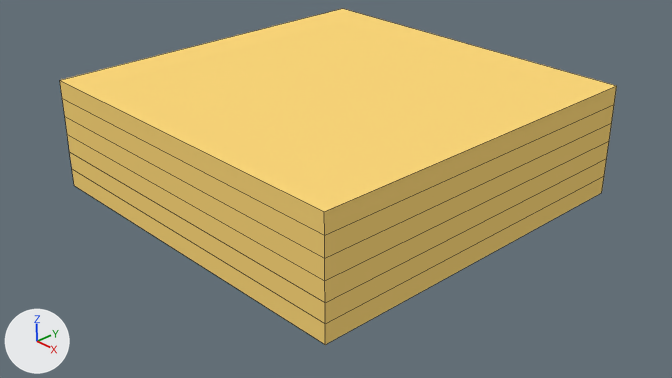
Before and after pictures for a commit that changed the Blender file Blender/210911_make_90deg_channel.blend.
Rendered twice from the file's camera 'Camera'. Lighting does not change. The marker at lower left points along +X, +Y and +Z. Mesh edges are drawn as thin lines.

Before the edit, the objects in view are built like this:
```python
me_cube_014 = bpy.data.meshes.new('Cube.014')
me_cube_014.from_pydata(...)  # a box spanning x -5.0..5.0, y -5.0..5.0, z -0.25..0.25
me_cube_014.materials.append(mat_material_01)  # yellow #ffda7c
me_cube_015 = bpy.data.meshes.new('Cube.015')
me_cube_015.from_pydata(...)  # a box spanning x -5.0..5.0, y -5.0..5.0, z -0.25..0.25
me_cube_015.materials.append(mat_material_02)  # yellow #ffda7c
me_cube_016 = bpy.data.meshes.new('Cube.016')
me_cube_016.from_pydata(...)  # a box spanning x -5.0..5.0, y -5.0..5.0, z -0.25..0.25
me_cube_016.materials.append(mat_material_03)  # yellow #ffda7c
me_cube_017 = bpy.data.meshes.new('Cube.017')
me_cube_017.from_pydata(...)  # a box spanning x -5.0..5.0, y -5.0..5.0, z -0.25..0.25
me_cube_017.materials.append(mat_material_04)  # yellow #ffda7c
me_cube_018 = bpy.data.meshes.new('Cube.018')
me_cube_018.from_pydata(...)  # a box spanning x -5.0..5.0, y -5.0..5.0, z -0.25..0.25
me_cube_018.materials.append(mat_material_05)  # yellow #ffda7c
ob_layer_01 = bpy.data.objects.new('Layer_01', me_cube_014)
ob_layer_01.location = (0.0, 0.0, 0.75)
ob_layer_02 = bpy.data.objects.new('Layer_02', me_cube_015)
ob_layer_02.location = (0.0, 0.0, 1.25)
ob_layer_03 = bpy.data.objects.new('Layer_03', me_cube_016)
ob_layer_03.location = (0.0, 0.0, 1.75)
ob_layer_04 = bpy.data.objects.new('Layer_04', me_cube_017)
ob_layer_04.location = (0.0, 0.0, 2.25)
ob_layer_05 = bpy.data.objects.new('Layer_05', me_cube_018)
ob_layer_05.location = (0.0, 0.0, 2.75)
# also in view: 'Layer_00' at (0.0, 0.0, 0.25)
```
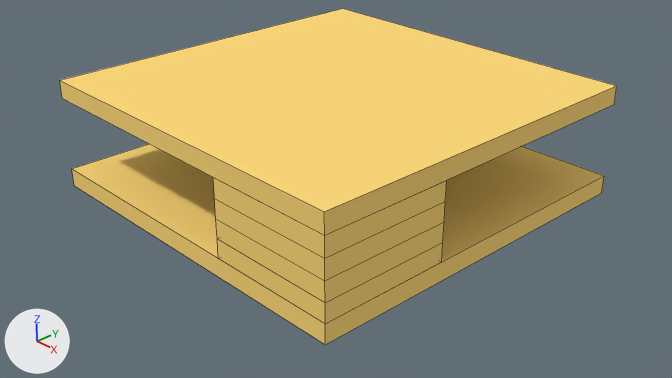
What the commit changed:
me_cube_014 has 8 vertices, 6 faces and spans x -5.0..5.0, y -5.0..5.0, z -0.25..0.25.
me_cube_014 is used by ob_layer_01; location (0.0, 0.0, 0.75).
me_cube_014 part 1: the whole mesh is scaled about its middle by (0.35, 0.35, 1).
me_cube_015 has 8 vertices, 6 faces and spans x -5.0..5.0, y -5.0..5.0, z -0.25..0.25.
me_cube_015 is used by ob_layer_02; location (0.0, 0.0, 1.25).
me_cube_015 part 2: the whole mesh is scaled about its middle by (0.35, 0.35, 1).
me_cube_016 has 8 vertices, 6 faces and spans x -5.0..5.0, y -5.0..5.0, z -0.25..0.25.
me_cube_016 is used by ob_layer_03; location (0.0, 0.0, 1.75).
me_cube_016 part 3: the whole mesh is scaled about its middle by (0.35, 0.35, 1).
me_cube_017 has 8 vertices, 6 faces and spans x -5.0..5.0, y -5.0..5.0, z -0.25..0.25.
me_cube_017 is used by ob_layer_04; location (0.0, 0.0, 2.25).
me_cube_017 part 4: the whole mesh is scaled about its middle by (0.35, 0.35, 1).
Object 'Layer_01' (ob_layer_01) moves from (0.0, 0.0, 0.75) to (3.25, -3.25, 0.75).
Object 'Layer_02' (ob_layer_02) moves from (0.0, 0.0, 1.25) to (3.25, -3.25, 1.25).
Object 'Layer_03' (ob_layer_03) moves from (0.0, 0.0, 1.75) to (3.25, -3.25, 1.75).
Object 'Layer_04' (ob_layer_04) moves from (0.0, 0.0, 2.25) to (3.25, -3.25, 2.25).

Where the change shows, as pixel boxes (x1, y1, x2, y2) in the pictures (672 x 378 px):
'Layer_04', mesh rescaled, moved (58% narrower, 49% shorter)
    before: (62, 99, 614, 258)
    after: (213, 177, 447, 258)
'Layer_03', mesh rescaled, moved (58% narrower, 49% shorter)
    before: (65, 117, 612, 280)
    after: (214, 198, 445, 280)
'Layer_02', mesh rescaled, moved (58% narrower, 50% shorter)
    before: (67, 134, 609, 302)
    after: (216, 219, 444, 302)
'Layer_01', mesh rescaled, moved (58% narrower, 50% shorter)
    before: (70, 152, 607, 324)
    after: (217, 239, 443, 324)
'Layer_00', unchanged, uncovered by the edit
    before: (72, 169, 604, 345)
    after: (72, 144, 604, 345)
